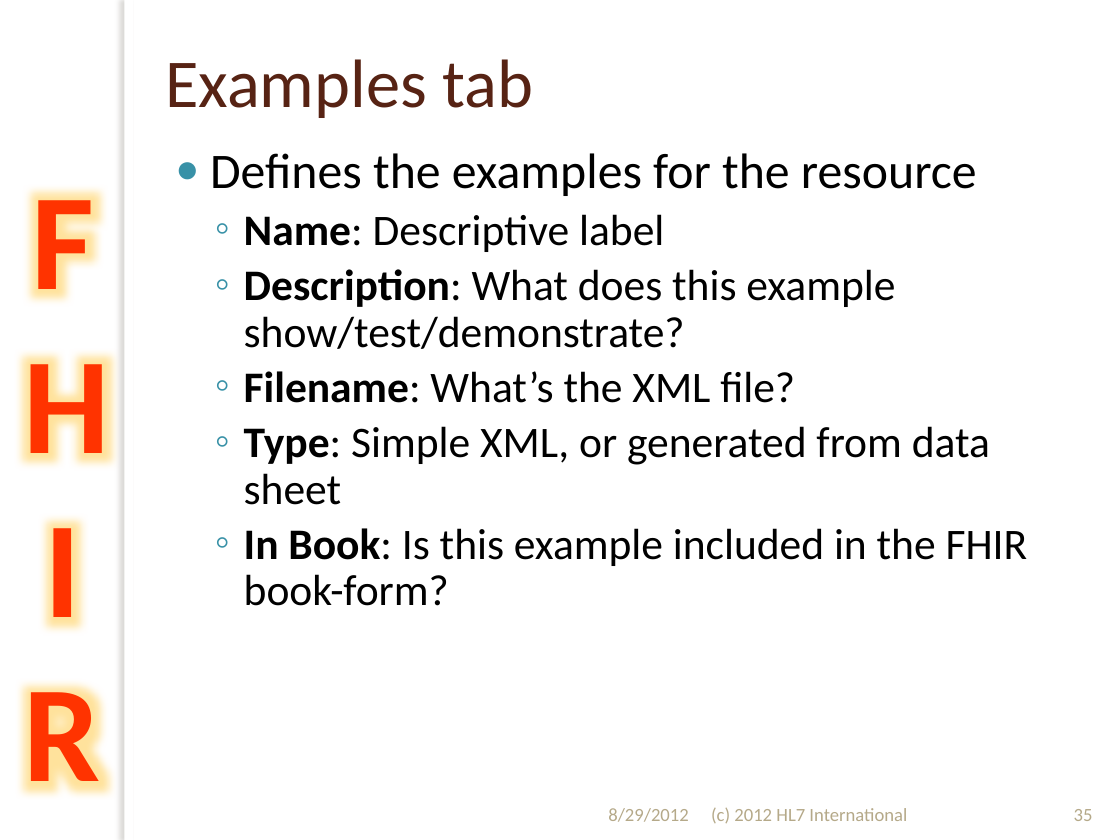
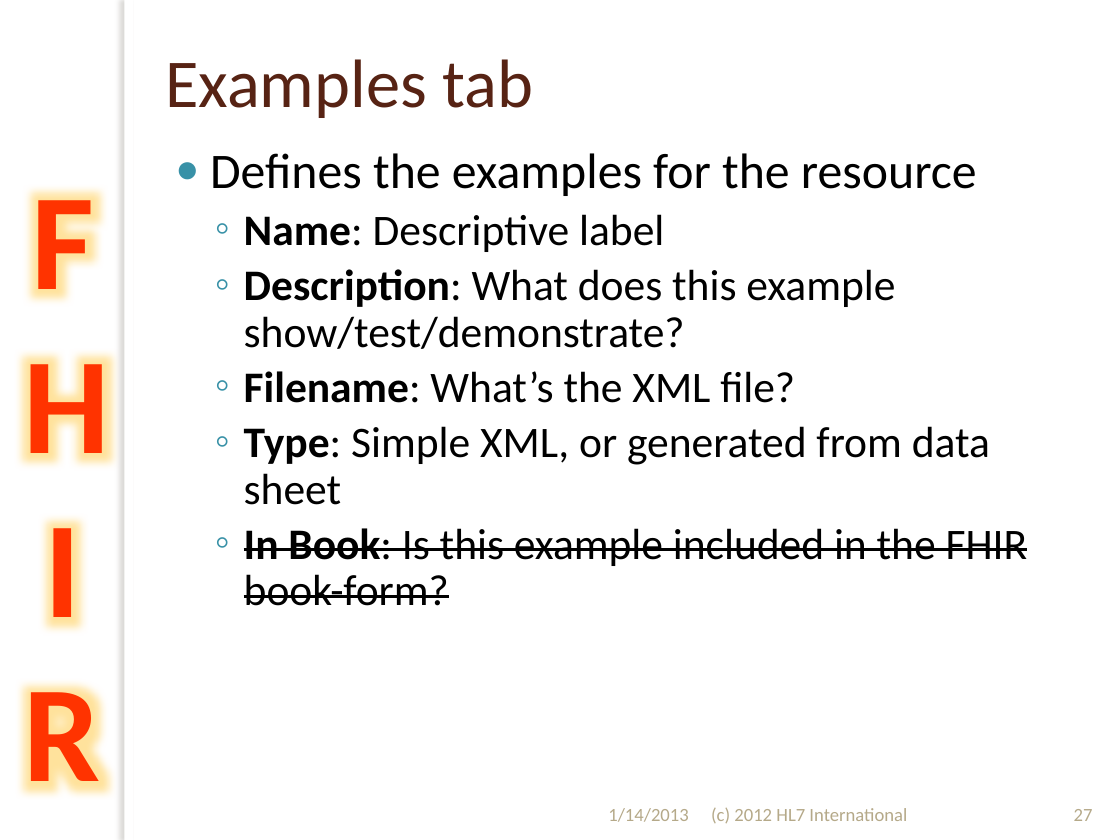
Before and after one commit to vista-novo/fhir, a slide deck: slide 27 of presentations/2012-Sept/201209 WGM Hands on with FHIR.pptx (slide 35 before the commit). Drawn at 1120x840 pixels with LibreOffice and Linux fonts; fonts in the diff are those of the drawing; background and template pictures are left out. Boxes give left, top, right and bottom in pixels: in the first picture for what was removed or moved away, otherwise in the second. Text is boxed around its words. In the diff, an @@ line names an element or a change of style, - is before the commit and + after.

```diff
--- a/presentations/2012-Sept/201209 WGM Hands on with FHIR.pptx
+++ b/presentations/2012-Sept/201209 WGM Hands on with FHIR.pptx
@@ text at [244, 528, 1028, 606]: strikethrough on in "In Book: Is this example included in ..." @@
@@ text at [608, 808, 689, 822]: text changed @@
-8/29/2012
+1/14/2013
@@ page number at [1074, 809, 1093, 821]: text changed @@
-35
+27
```
Also in this commit, not shown: 47 other slides changed, 17 slides removed, 13 other files.
